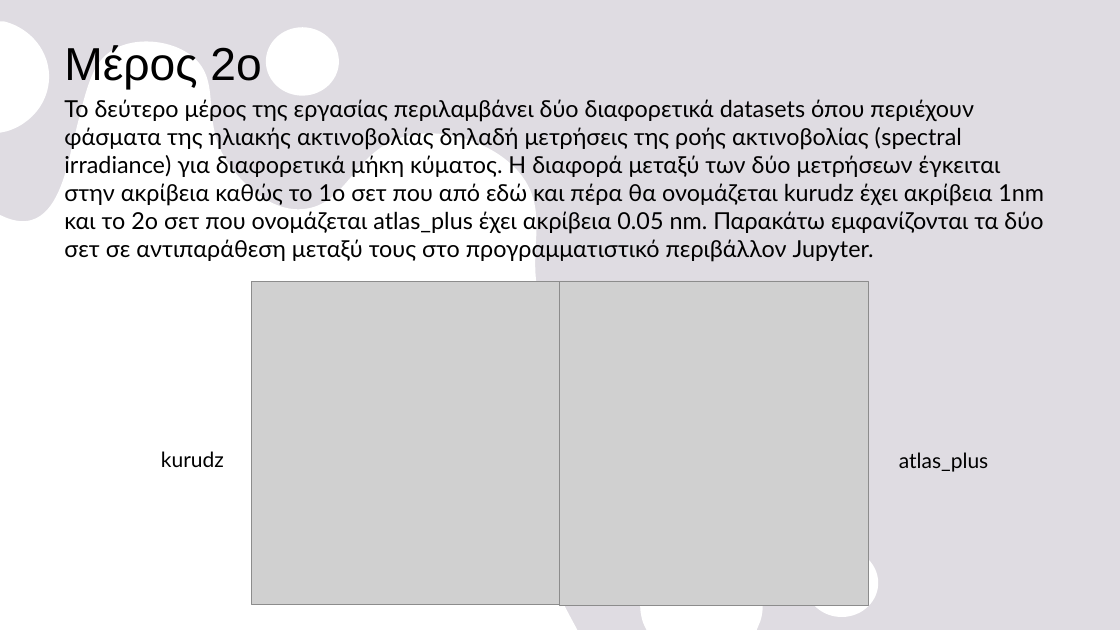
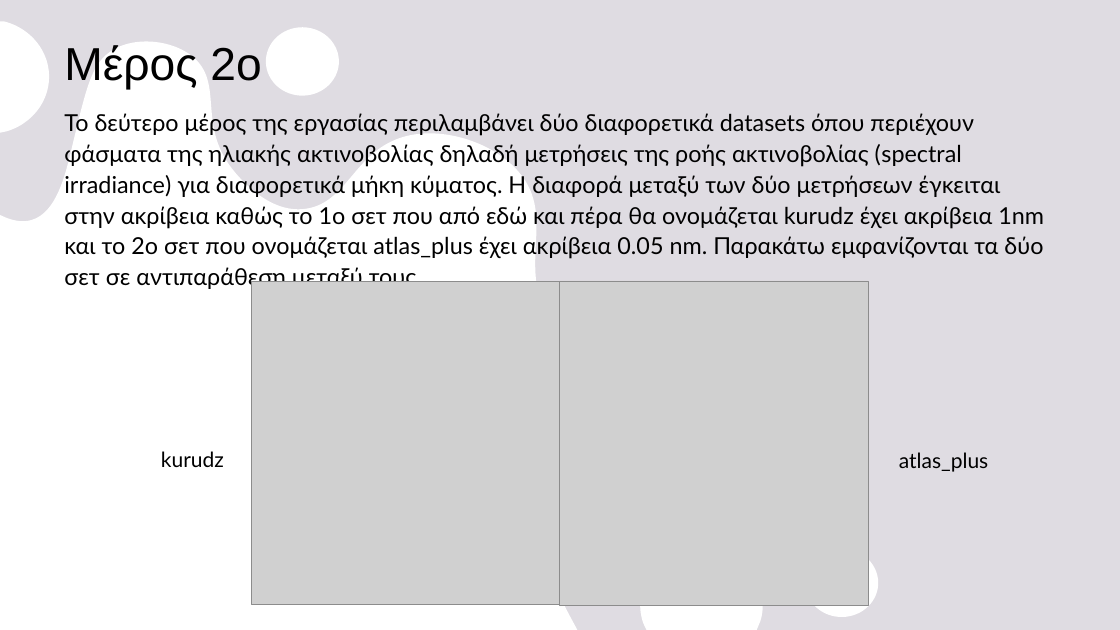
Before and after one commit to nadezsha/MSc---Applied-Meteorology-and-Environmental-Physics, a slide deck: slide 11 of Radiation and Atmosphere Interaction/Report 0/ΕργασίαΜηδέν.pptx (slide 4 before the commit). Drawn at 1120x630 pixels with LibreOffice and Linux fonts; fonts in the diff are those of the drawing; grey boxes stand for pictures. Boxes give left, top, right and bottom in pixels: in the first picture for what was removed or moved away, otherwise in the second. Text is boxed around its words. In the diff, an @@ line names an element or a change of style, - is before the commit and + after.

Commit message:
need to add text for the graphs & explain results

```diff
--- a/Radiation and Atmosphere Interaction/Report 0/ΕργασίαΜηδέν.pptx
+++ b/Radiation and Atmosphere Interaction/Report 0/ΕργασίαΜηδέν.pptx
@@ text at (x1=64, y1=113, x2=1044, y2=291): text changed @@
-Το δεύτερο μέρος της εργασίας περιλαμβάνει δύο διαφορετικά datasets όπου περιέχουν φάσματα της ηλιακής ακτινοβολίας δηλαδή μετρήσεις της ροής ακτινοβολίας (spectral irradiance) για διαφορετικά μήκη κύματος. Η διαφορά μεταξύ των δύο μετρήσεων έγκειται στην ακρίβεια καθώς το 1ο σετ που από εδώ και πέρα θα ονομάζεται kurudz έχει ακρίβεια 1nm και το 2ο σετ που ονομάζεται atlas_plus έχει ακρίβεια 0.05 nm. Παρακάτω εμφανίζονται τα δύο σετ σε αντιπαράθεση μεταξύ τους στο προγραμματιστικό περιβάλλον Jupyter.
+Το δεύτερο μέρος της εργασίας περιλαμβάνει δύο διαφορετικά datasets όπου περιέχουν φάσματα της ηλιακής ακτινοβολίας δηλαδή μετρήσεις της ροής ακτινοβολίας (spectral irradiance) για διαφορετικά μήκη κύματος. Η διαφορά μεταξύ των δύο μετρήσεων έγκειται στην ακρίβεια καθώς το 1ο σετ που από εδώ και πέρα θα ονομάζεται kurudz έχει ακρίβεια 1nm και το 2ο σετ που ονομάζεται atlas_plus έχει ακρίβεια 0.05 nm. Παρακάτω εμφανίζονται τα δύο σετ σε αντιπαράθεση μεταξύ τους.
```
Also in this commit, not shown: 9 slides added, 1 slide removed.
